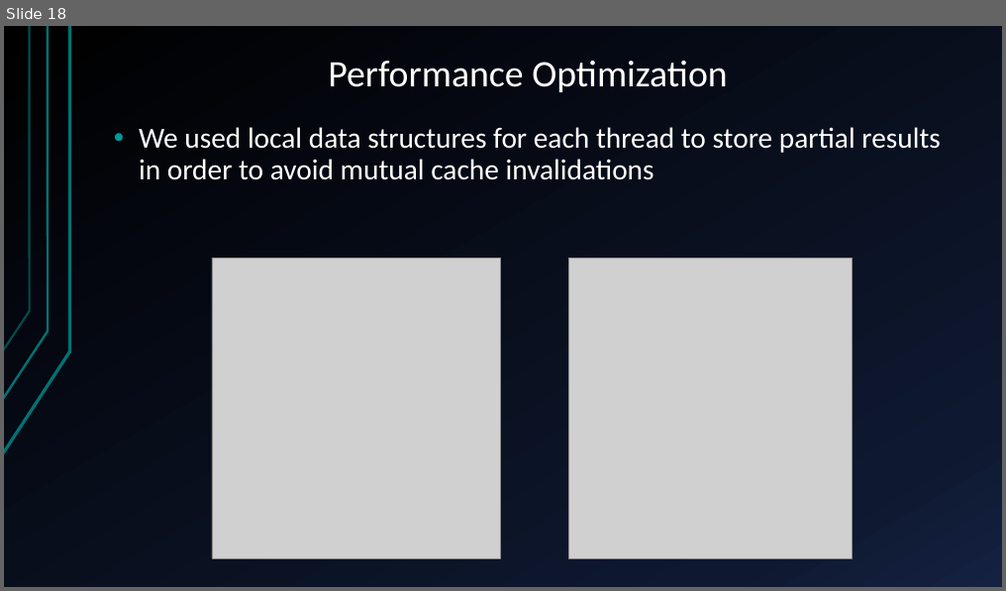
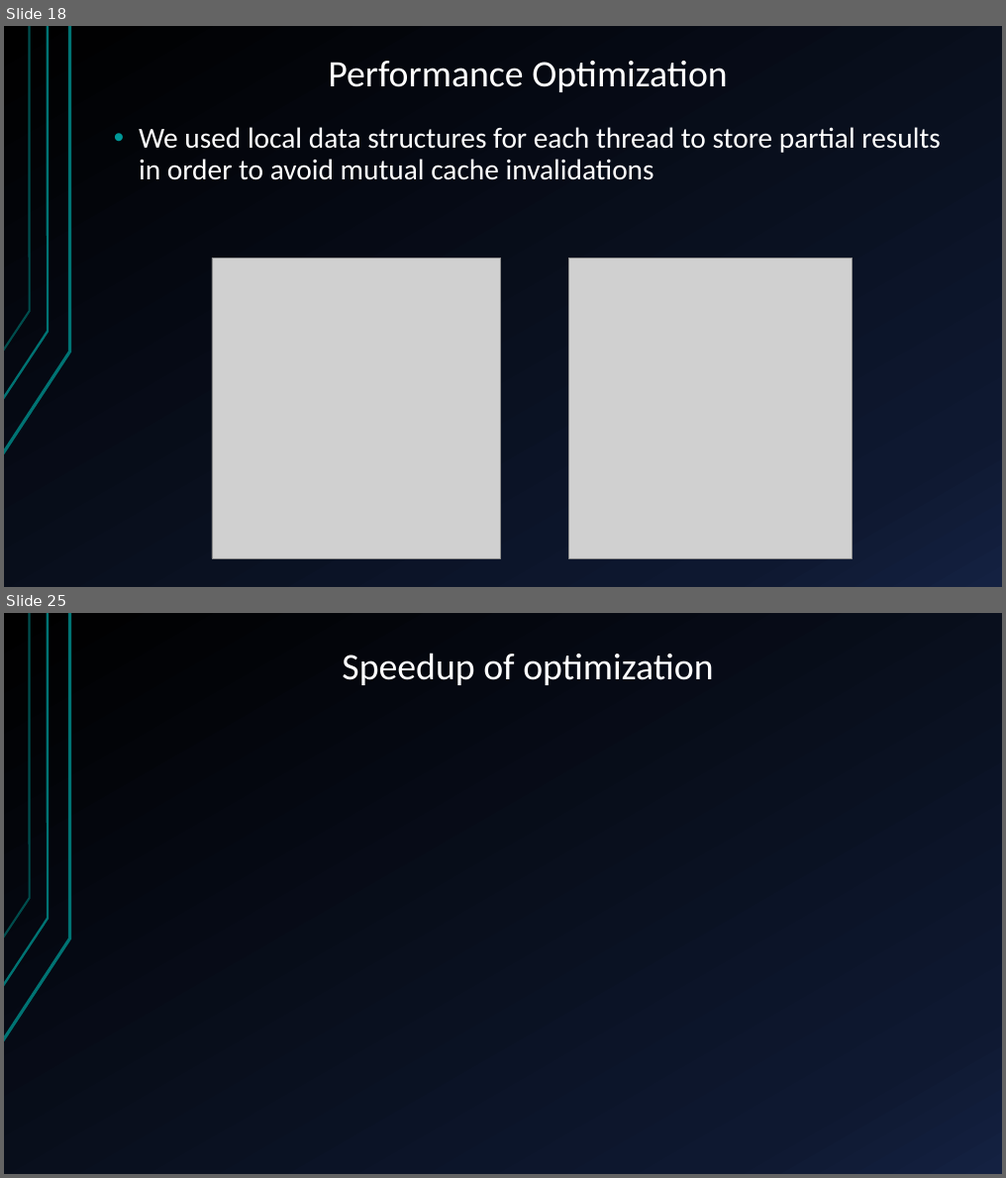
Before and after one commit to glmquint/K-Means-local, a slide deck: documentazione/presentazione.pptx. Shown one above the other, each under a label of ours: slide 18 before the commit, slides 18 and 25 after it; the slides between them are not shown. The pictures are 1006x591 and 1006x1178 pixels, drawn with LibreOffice and Linux fonts; fonts in the diff are those of the drawing; grey boxes stand for pictures; background and template pictures are left out. Boxes give left, top, right and bottom in pixels: in the first picture for what was removed or moved away, otherwise in the second. Text is boxed around its words. In the diff, an @@ line names an element or a change of style, - is before the commit and + after.

```diff
--- a/documentazione/presentazione.pptx
+++ b/documentazione/presentazione.pptx
@@ slide 25 added at (4, 613, 1002, 1174), background gradient #000000 to #0F1931 to #142242; not listed: 3 template elements that a slide beside it also shows @@
@@ title added at (342, 653, 713, 685), 36 pt, text #FFFFFF @@
+Speedup of optimization
```
Also in this commit, not shown: 2 slides changed, 8 other slides added.
